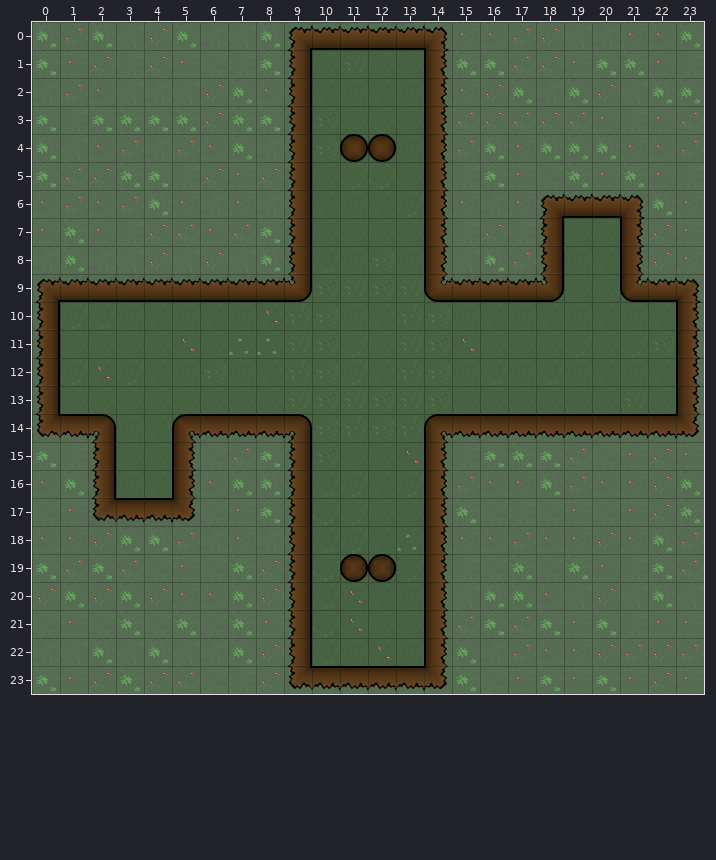
Tiled map -- Proyecto/Material/Maps/Patrones/Map_011.tmx. The picture above is the old version.
Cells are 128x128 px. Shown: x 0..23, y 0..23.
New version:
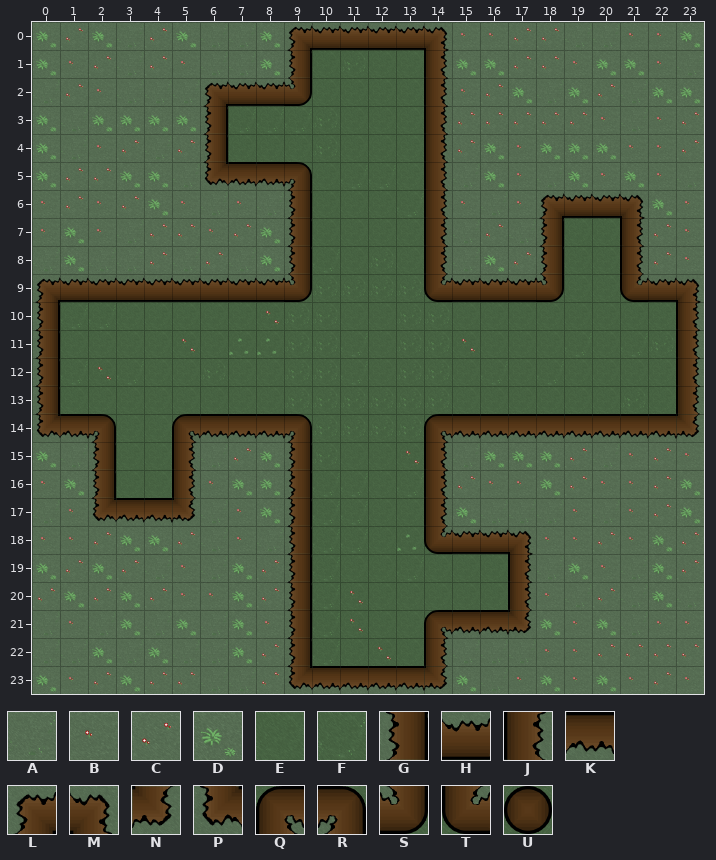
Key: from "Tileset1": A 0, B 1, C 2, D 3, E 4, F 5, G 12, H 13, J 14, K 15, L 16, M 17, N 18, P 19, Q 20, R 21, S 22, T 23, U 35.
_ is an empty cell.
The exact change:
Layer "Capa de Patrones 1":
y 2: x 6..9 CDBG -> LHHS
y 3: x 6..9 CDDG -> GFFF
y 4: x 6..9 BDAG -> GEEE; x 11..12 UU -> EE
y 5: x 6..9 CBCG -> PKKR
y 18: x 14..17 JBBC -> THHM
y 19: x 11..12 UU -> EE; x 14..17 JAAD -> EEEJ
y 20: x 14..17 JADD -> EEEJ
y 21: x 14..17 JCDC -> QKKN
y 22: x 15 D -> A; x 17 C -> A
Changed places in both pictures, as pixel boxes (x1, y1, x2, y2):
changed: (200, 78, 312, 190)
changed: (340, 134, 396, 162)
changed: (424, 526, 536, 666)
changed: (340, 554, 396, 582)
